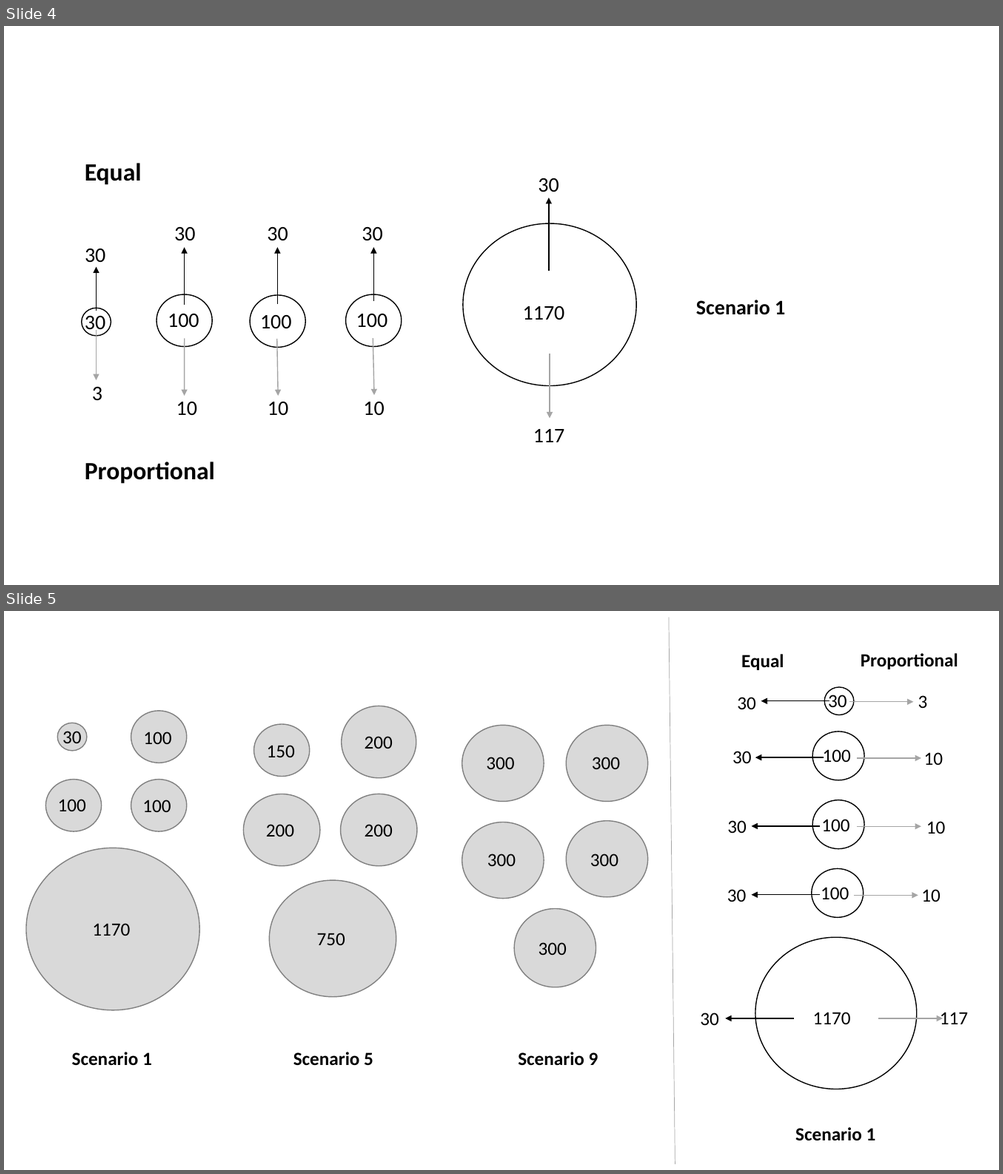
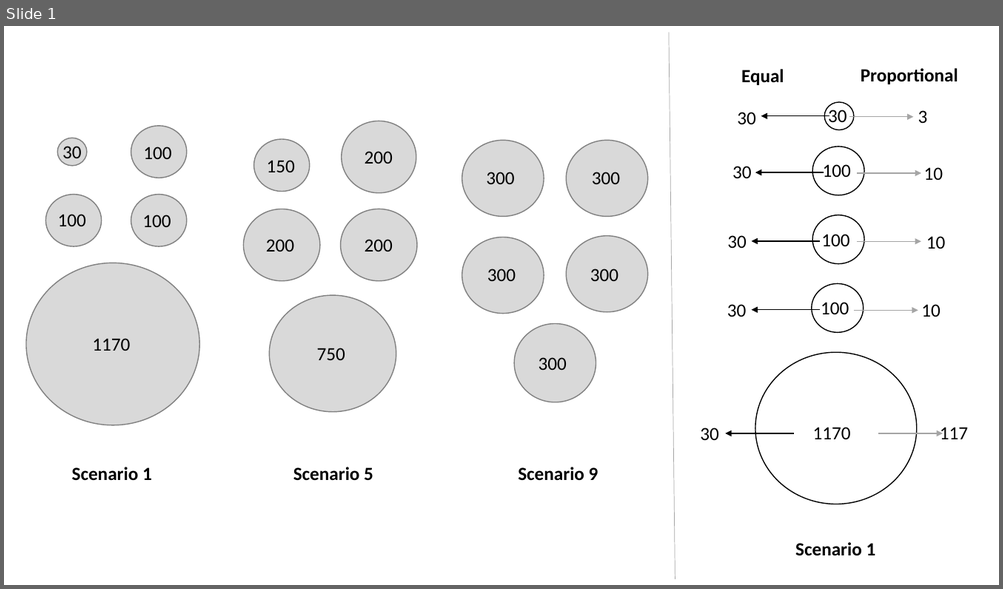
Before and after one commit to HobanLab/Morton-REU, a slide deck: archive_and_practice/Attempt5_REU_final/Figures/sampling.pptx. Shown one above the other, each under a label of ours: slides 4 and 5 before the commit, slide 1 after it. The pictures are 1003x1174 and 1003x589 pixels, drawn with LibreOffice and Linux fonts; fonts in the diff are those of the drawing. Boxes give left, top, right and bottom in pixels: in the first picture for what was removed or moved away, otherwise in the second. Text is boxed around its words. In the diff, an @@ line names an element or a change of style, - is before the commit and + after.

```diff
--- a/archive_and_practice/Attempt5_REU_final/Figures/sampling.pptx
+++ b/archive_and_practice/Attempt5_REU_final/Figures/sampling.pptx
@@ slide 4 removed at (4, 26, 999, 585), background #FFFFFF @@
@@ text removed at (85, 163, 142, 185) @@
-Equal
@@ text removed at (538, 178, 558, 192) @@
-30
@@ arrow removed from (549, 271) to (549, 198) @@
@@ ellipse removed at (463, 224, 636, 386) @@
@@ text removed at (174, 227, 195, 241) @@
-30
@@ arrow removed from (185, 305) to (185, 247) @@
@@ text removed at (267, 227, 287, 241) @@
-30
@@ arrow removed from (277, 304) to (277, 247) @@
@@ text removed at (361, 227, 382, 241) @@
-30
@@ arrow removed from (373, 301) to (373, 247) @@
@@ text removed at (85, 248, 105, 263) @@
-30
@@ arrow removed from (96, 311) to (96, 267) @@
@@ ellipse removed at (82, 308, 111, 335) @@
@@ text removed at (85, 312, 105, 335) @@
-30
@@ ellipse removed at (156, 295, 212, 347) @@
@@ text removed at (168, 314, 199, 327) @@
-100
@@ ellipse removed at (250, 295, 305, 348) @@
@@ ellipse removed at (346, 295, 401, 347) @@
@@ text removed at (356, 314, 388, 327) @@
-100
@@ text removed at (523, 306, 565, 320) @@
-1170
@@ text removed at (696, 300, 785, 315) @@
-Scenario 1
@@ arrow removed from (96, 329) to (96, 380) @@
@@ text removed at (260, 315, 292, 329) @@
-100
@@ arrow removed from (185, 338) to (185, 396) @@
@@ arrow removed from (277, 338) to (278, 396) @@
@@ arrow removed from (373, 338) to (374, 395) @@
@@ arrow removed from (549, 354) to (549, 418) @@
@@ text removed at (92, 386, 102, 400) @@
-3
@@ text removed at (176, 402, 197, 415) @@
-10
@@ text removed at (267, 402, 288, 415) @@
-10
@@ text removed at (363, 402, 384, 416) @@
-10
@@ text removed at (533, 429, 565, 443) @@
-117
@@ text removed at (85, 462, 215, 484) @@
-Proportional
@@ what was slide 5 is now slide 1 @@
```
Also in this commit, not shown: 3 other slides removed, 56 other files.
